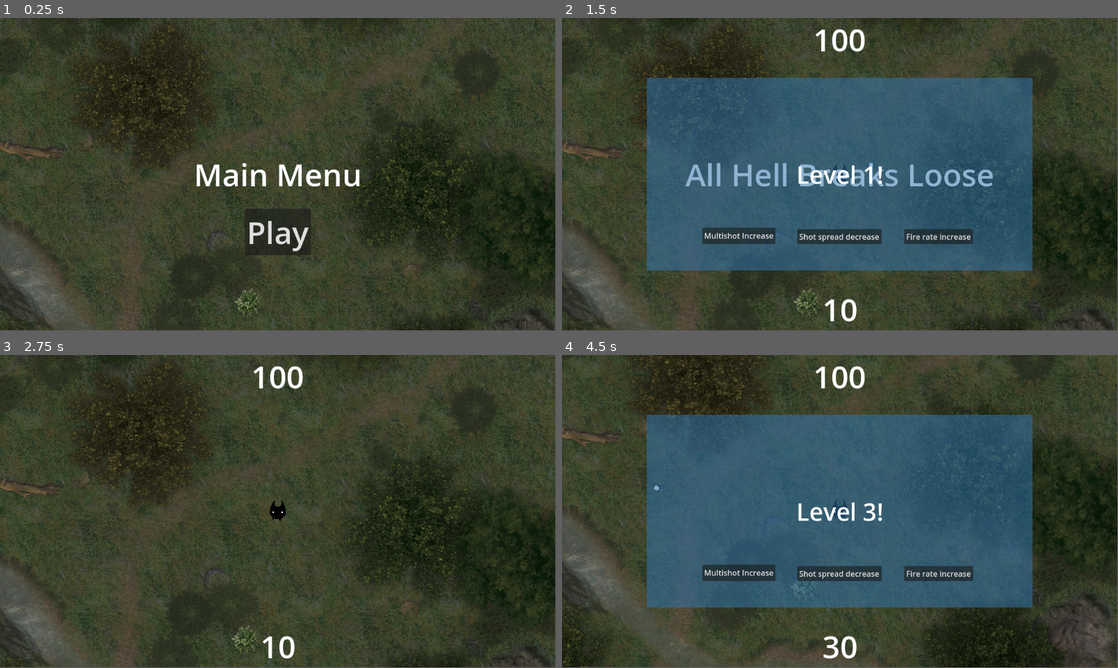
Above: before the commit, frames 1-4 (two rows, left to right).
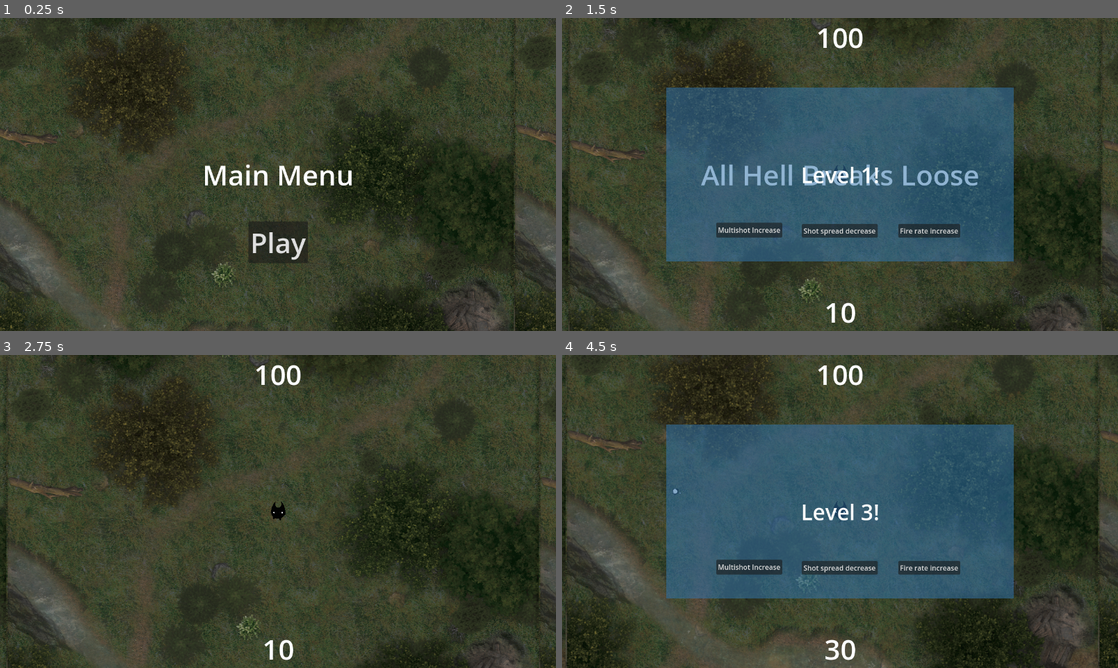
Above: after the commit, the same moments.

Repository: Evanev7/stellub
Game: Godot game, scene res://scenes/main.tscn
Same seed, same stepped clock (60 frames per second), same inputs: the game is played once before the commit and once after it.
Inputs (mouse positions are in pixels of both pictures, inside the frame that each line leads up to):
- Up to frame 1 (0.25 s): no input
- Up to frame 2 (1.5 s): click "Play" at 0.5 s; tap Enter at 1.25 s; move the mouse to (962, 158) at 1.27 s; hold D (move_right) from 1.28 s (still down); hold R from 1.28 s (still down)
- Up to frame 3 (2.75 s): release D (move_right) at 2 s; release R at 2 s; click "Shot spread decrease" at 2 s
- Up to frame 4 (4.5 s): tap Space at 2.75 s; move the mouse to (728, 527) at 2.77 s; hold S (move_down) 2.78-3.5 s; click (728, 527) at 2.85 s; tap R at 3.05 s; click "Fire rate increase" at 3.5 s; move the mouse to (895, 442) at 4.27 s; hold D (move_right) from 4.28 s (still down); hold R from 4.28 s (still down); tap Shift (walk) at 4.35 s
In our replay, the window is 799x449 before the commit and 800x450 after it. These sizes can differ from the game's own. Grey fills any space a smaller window leaves; there, only what the larger window draws over its background counts as a difference.

The runs differ from the first frame. In frame 1, 24% of the frame differs, in the area x 0-100%, y 0-100%; in frame 2, 23%; in frame 3, 15%; in frame 4, 22%.

Commit message:
Some cleanup

Diff:
--- a/project.godot
+++ b/project.godot
@@ -18,6 +18,11 @@
 [autoload]
 
 GameState="*res://scripts/game_state.gd"
+
+[display]
+
+window/size/viewport_width=1280
+window/size/viewport_height=720
 
 [input]
 
--- a/scenes/player.tscn
+++ b/scenes/player.tscn
@@ -118,7 +118,7 @@
 [node name="AnimatedSprite2D" type="AnimatedSprite2D" parent="."]
 scale = Vector2(0.05, 0.05)
 sprite_frames = SubResource("SpriteFrames_whc3w")
-animation = &"level 4"
+animation = &"level 2"
 
 [node name="CollisionShape2D" type="CollisionShape2D" parent="."]
 scale = Vector2(0.6, 0.6)
--- a/scripts/enemy.gd
+++ b/scripts/enemy.gd
@@ -14,7 +14,7 @@
 @onready var flipped: bool = resource.FLIP_H
 @onready var floating: bool = resource.FLOATING
 @onready var default_angle: float = self.rotation
-@onready var default_scale: Vector2 = get_scale()
+@onready var default_scale: Vector2
 
 
 var _fire_timer: int = 0
@@ -23,6 +23,7 @@
 func _ready():
 	name = resource.NAME
 	scale = resource.SCALE
+	default_scale = get_scale()
 	sprite.sprite_frames = resource.ANIMATION
 	sprite.flip_h = flipped
 	$CollisionShape2D.shape = resource.COLLIDER
--- a/scripts/player.gd
+++ b/scripts/player.gd
@@ -14,7 +14,6 @@
 @export var bullet: BulletResource
 
 var level_threshold = [10, 20, 30, 50, 80, 130, 210, 340, 550, 999]
-var level_cap = []
 var current_level
 var hp_max
 var speed
@@ -91,8 +90,6 @@
 
 func start(pos):
 	default_stats()
-	for i in level_threshold:
-		level_cap.append(i + i/2)
 	current_level = 0
 	position = pos
 	show()
@@ -130,18 +127,6 @@
 		current_level += 1
 		level_up.emit(current_level)
 
-	# I really don't undestand this code, can you tell me what's preventing us from using above?
-#	var index = 0
-#	for i in level_threshold:
-#		index += 1
-#		if score >= i:
-#			for j in level_cap:
-#				if index <= current_level:
-#					break
-#				if score < j:
-#					current_level = index
-#					level_up.emit(current_level)
-
 
 func process_hurtbox(area):
 	if area.is_in_group("bullet"):
Binary file removed: art/bullet.png
Not shown, removed: art/bullet.png.import
Binary file removed: art/player/player_test_1.png
Not shown, removed: art/player/player_test_1.png.import
Binary file removed: art/player/player_test_2.png
Not shown, removed: art/player/player_test_2.png.import
Binary file removed: art/player/player_test_3.png
Not shown, removed: art/player/player_test_3.png.import
